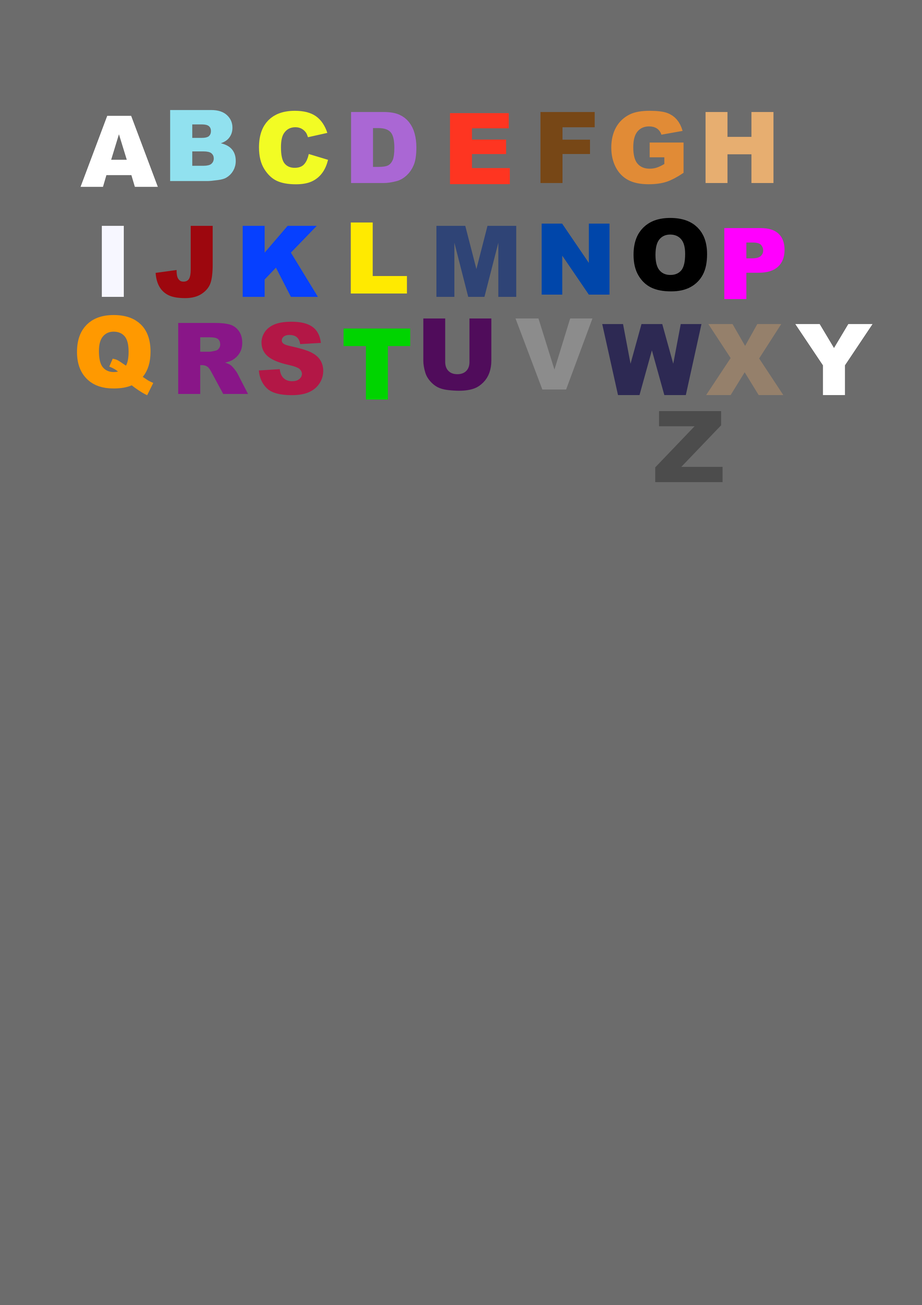
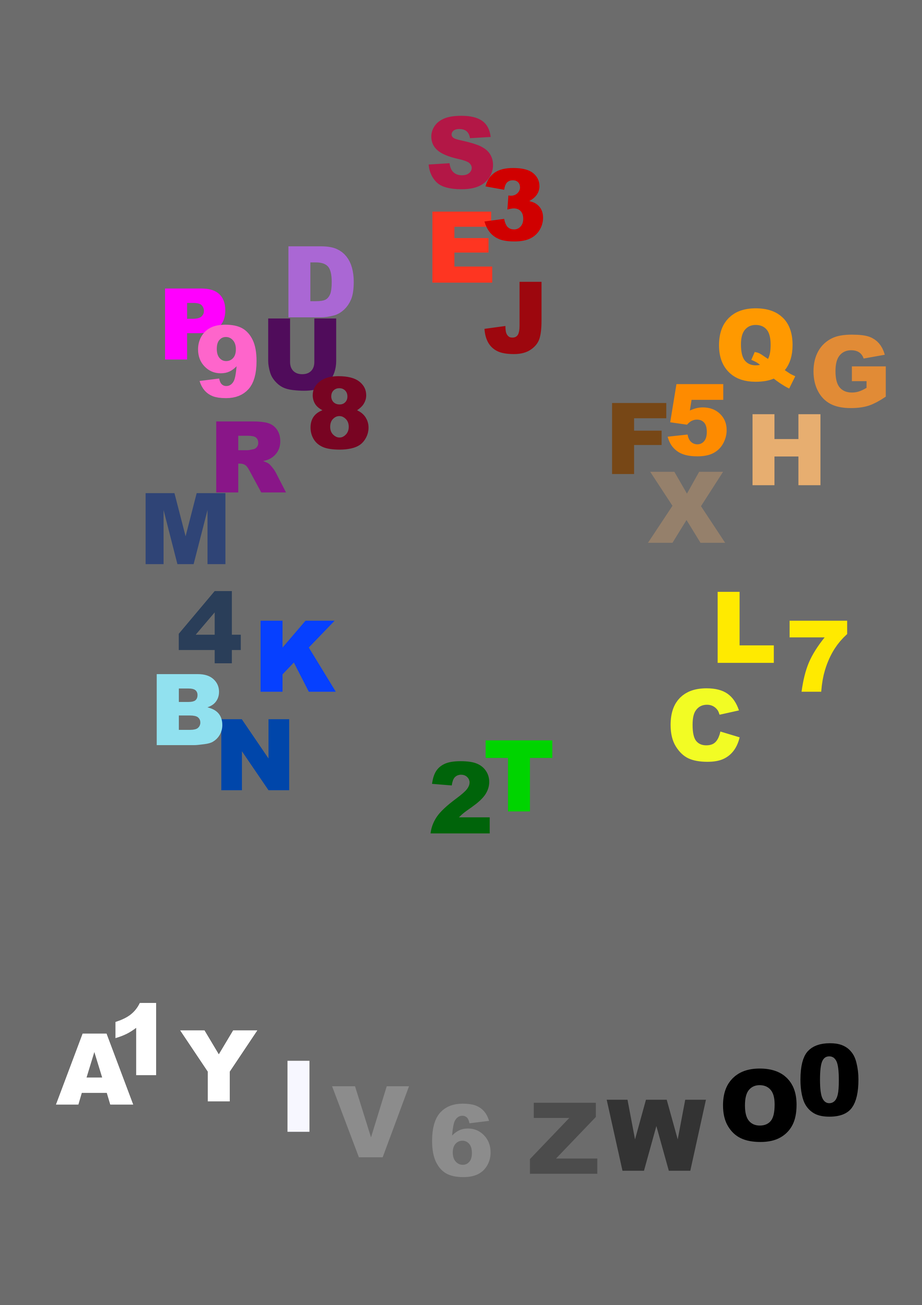
The second 922×1305 image is a revision of the first. Changes to its layers:
painted on "Paint Layer 2" over [55, 109, 887, 1178]
